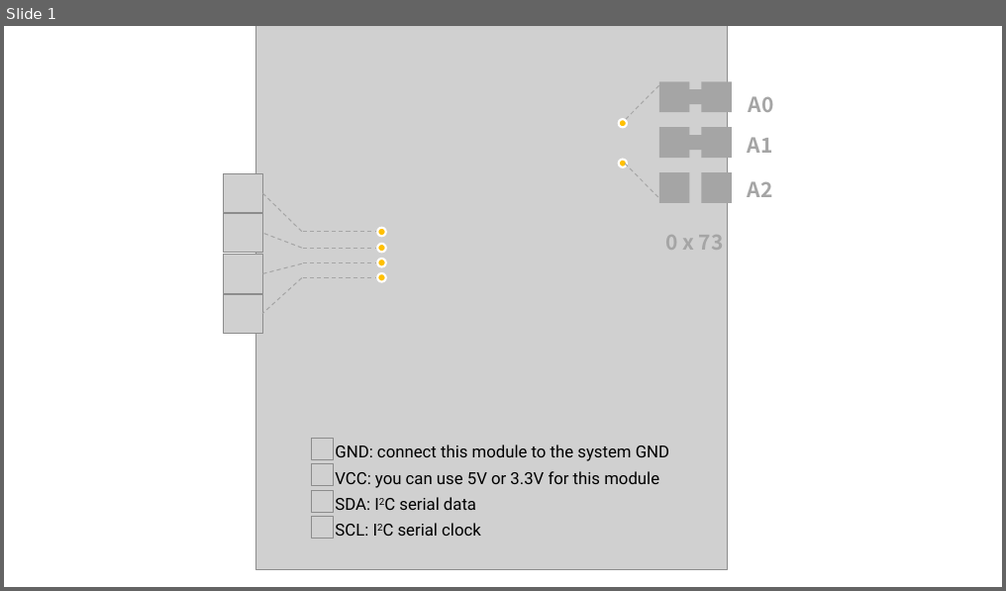
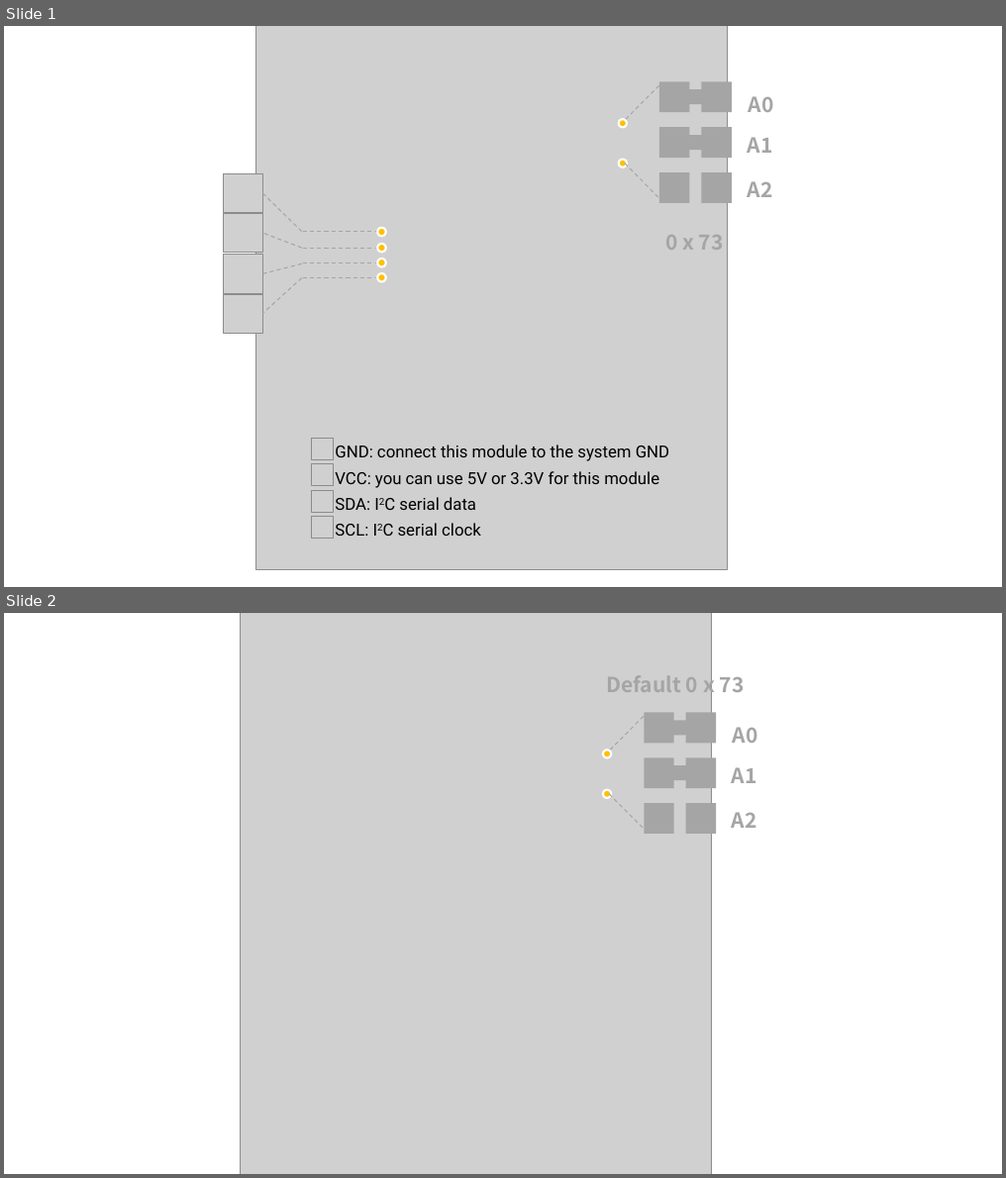
Before and after one commit to SeeedDocument/Grove-LED_Matrix_Driver-HT16K33, a slide deck: img/PPT Formwork.pptx. Shown one above the other, each under a label of ours: slide 1 before the commit, slides 1 and 2 after it. The pictures are 1006x591 and 1006x1178 pixels, drawn with LibreOffice and Linux fonts; fonts in the diff are those of the drawing; grey boxes stand for pictures. Boxes give left, top, right and bottom in pixels: in the first picture for what was removed or moved away, otherwise in the second. Text is boxed around its words. In the diff, an @@ line names an element or a change of style, - is before the commit and + after.

```diff
--- a/img/PPT Formwork.pptx
+++ b/img/PPT Formwork.pptx
@@ slide 2 added at box(4, 613, 1002, 1174), background #FFFFFF @@
@@ picture added at box(240, 613, 712, 1174) @@
@@ text added at box(606, 671, 745, 697), 20 pt, text #A5A5A5, bold @@
+Default 0 x 73
@@ line added from (644, 716) to (608, 753), #A6A6A6 1 pt dashed @@
@@ rectangle added at box(645, 713, 674, 744), fill #A5A5A5 @@
@@ rectangle added at box(671, 721, 690, 736), fill #A5A5A5 @@
@@ rectangle added at box(686, 713, 716, 744), fill #A5A5A5 @@
@@ text added at box(733, 727, 758, 743), 20 pt, text #A5A5A5, bold @@
+A0
@@ ellipse added at box(603, 750, 611, 759), fill #FFC000, outline #FFFFFF 2 pt @@
@@ rectangle added at box(645, 758, 674, 788), fill #A5A5A5 @@
@@ rectangle added at box(686, 758, 716, 788), fill #A5A5A5 @@
@@ ellipse added at box(603, 789, 611, 798), fill #FFC000, outline #FFFFFF 2 pt @@
@@ rectangle added at box(671, 765, 690, 780), fill #A5A5A5 @@
@@ text added at box(732, 767, 757, 783), 20 pt, text #A5A5A5, bold @@
+A1
@@ line added from (643, 828) to (607, 792), #A6A6A6 1 pt dashed @@
@@ rectangle added at box(645, 803, 674, 834), fill #A5A5A5 @@
@@ rectangle added at box(686, 803, 716, 834), fill #A5A5A5 @@
@@ text added at box(732, 812, 757, 828), 20 pt, text #A5A5A5, bold @@
+A2
```
Also in this commit, not shown: 2 other files.
